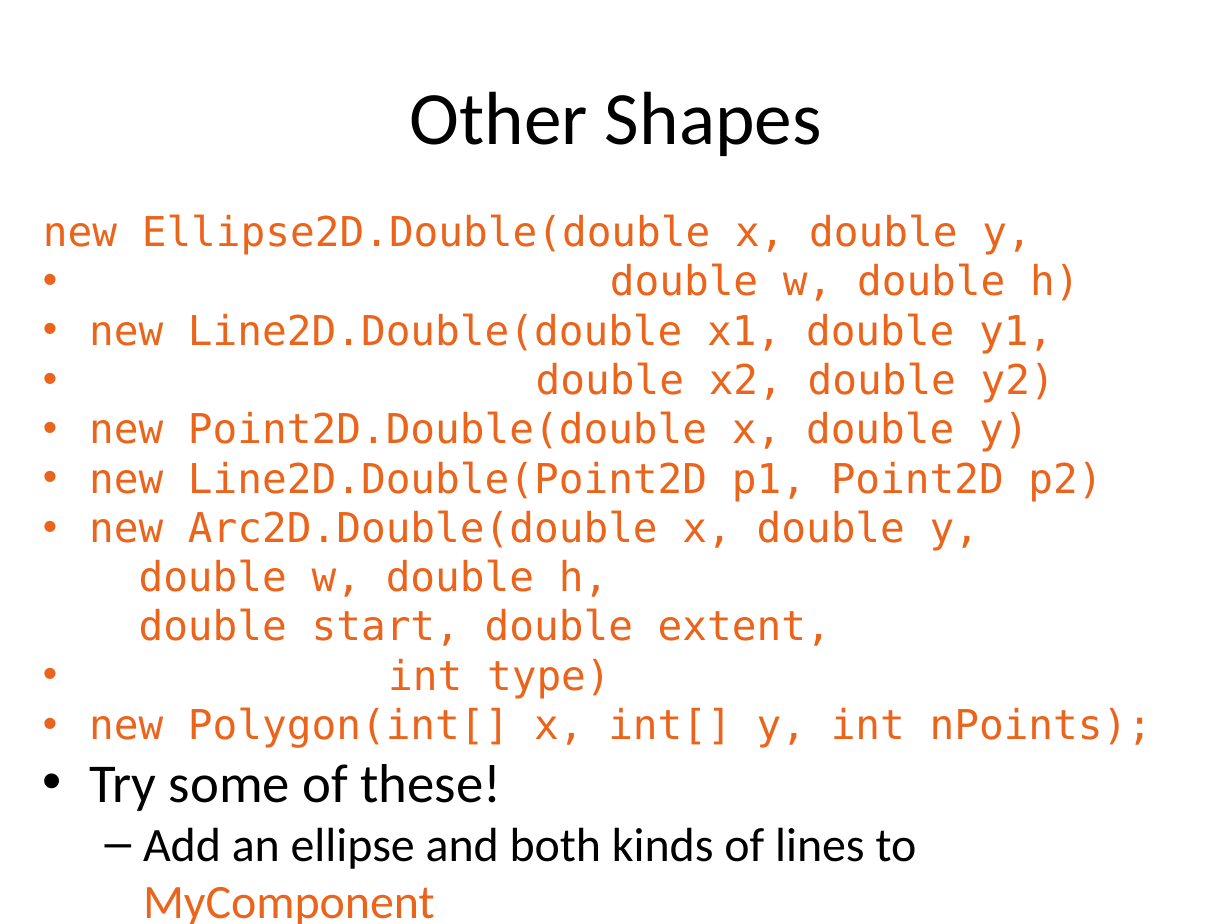
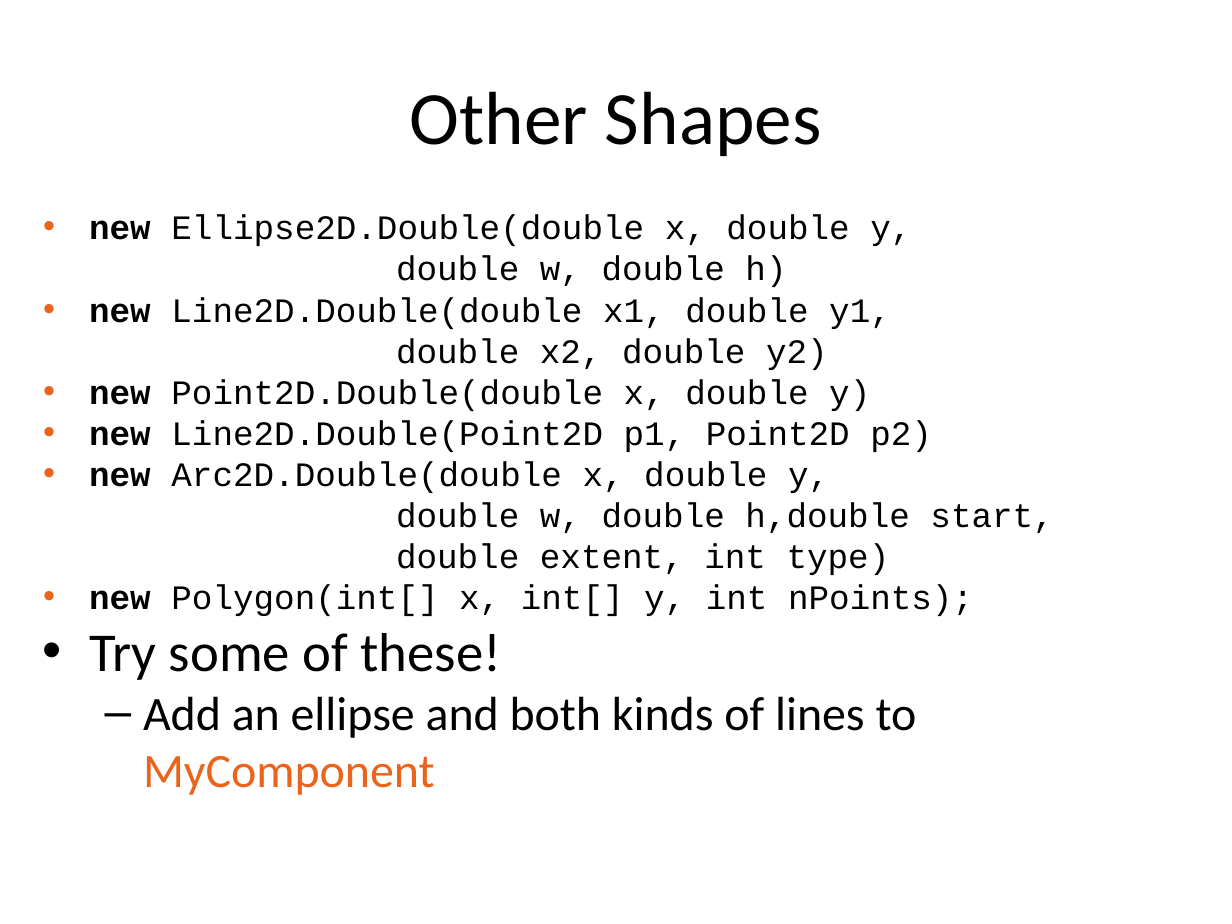
Before and after one commit to RHIT-CSSE/csse220, a slide deck: slide 6 of ClassMaterials/IntroToGraphics/Slides/Graphics.pptx (slide 5 before the commit). Drawn at 1232x924 pixels with LibreOffice and Linux fonts; fonts in the diff are those of the drawing. Boxes give left, top, right and bottom in pixels: in the first picture for what was removed or moved away, otherwise in the second. Text is boxed around its words. In the diff, an @@ line names an element or a change of style, - is before the commit and + after.

```diff
--- a/ClassMaterials/IntroToGraphics/Slides/Graphics.pptx
+++ b/ClassMaterials/IntroToGraphics/Slides/Graphics.pptx
@@ text at (x1=89, y1=214, x2=973, y2=616): size 24 to 20 pt, font DejaVu Sans Mono to Courier New, text colour #EB641B to #000000 in "new Ellipse2D.Double(double x, double y, double w, ...", "new Line2D.Double(double x1, double y1, double x2, ...", "new Point2D.Double(double x, double y)", "new Line2D.Double(Point2D p1, Point2D p2)" and 1 more places; bold on in "new", "new", "new", "new" and 1 more places @@
@@ text at (x1=89, y1=461, x2=1053, y2=575): text changed; size 24 to 20 pt; font DejaVu Sans Mono to Courier New; text colour #EB641B to #000000 @@
-• new Arc2D.Double(double x, double y, double w, double h, double start, double extent,
-  int type)
+• new Arc2D.Double(double x, double y,
+  double w, double h,double start,
+  double extent, int type)
```
Also in this commit, not shown: 7 other slides changed, 4 slides added, 2 slides removed.
